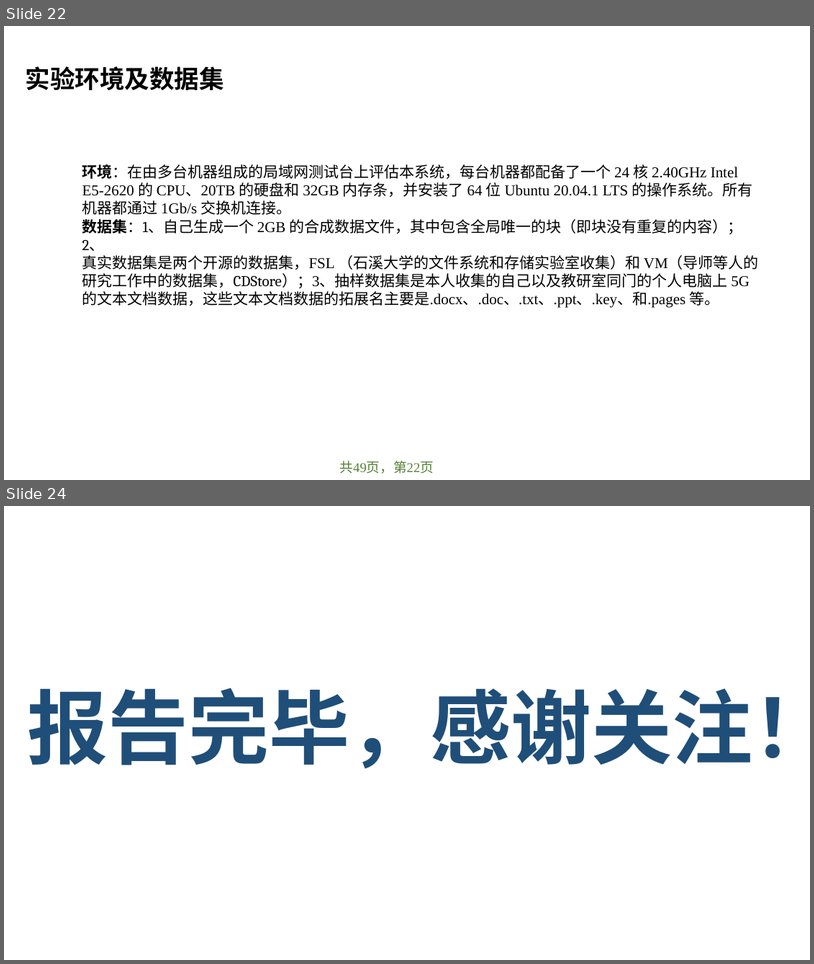
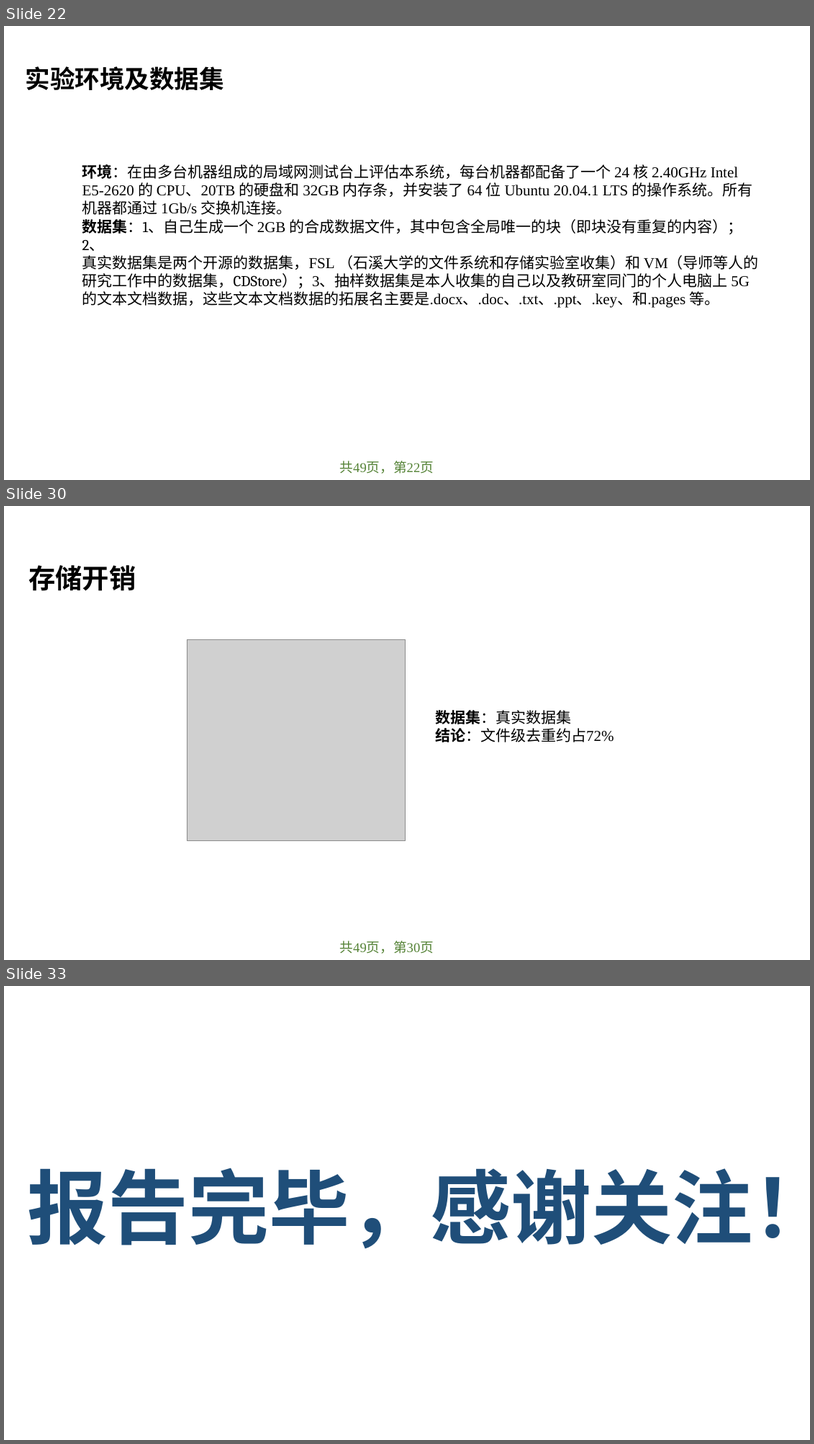
Before and after one commit to xiawenniu/thesis, a slide deck: 学位论文答辩模板示例.pptx. Shown one above the other, each under a label of ours: slides 22 and 24 before the commit, slides 22, 30 and 33 after it; the slides between them are not shown. The pictures are 814x964 and 814x1444 pixels, drawn with LibreOffice and Linux fonts; fonts in the diff are those of the drawing; grey boxes stand for pictures; background and template pictures are left out. Boxes give left, top, right and bottom in pixels: in the first picture for what was removed or moved away, otherwise in the second. Text is boxed around its words. In the diff, an @@ line names an element or a change of style, - is before the commit and + after.

```diff
--- a/学位论文答辩模板示例.pptx
+++ b/学位论文答辩模板示例.pptx
@@ slide 30 added at box(4, 506, 810, 960), background #FFFFFF @@
@@ text added at box(28, 565, 136, 591), 32 pt, text #000000, bold @@
+存储开销
@@ picture added at box(187, 640, 405, 841) @@
@@ text added at box(435, 710, 614, 742), 18 pt, text #000000 @@
+数据集：真实数据集
+结论：文件级去重约占72%
@@ text added at box(340, 940, 434, 953), 16 pt, text #548235 @@
+共49页，第30页
@@ what was slide 24 is now slide 33 @@
```
Also in this commit, not shown: 1 slide changed, 8 other slides added, 1 other file.
